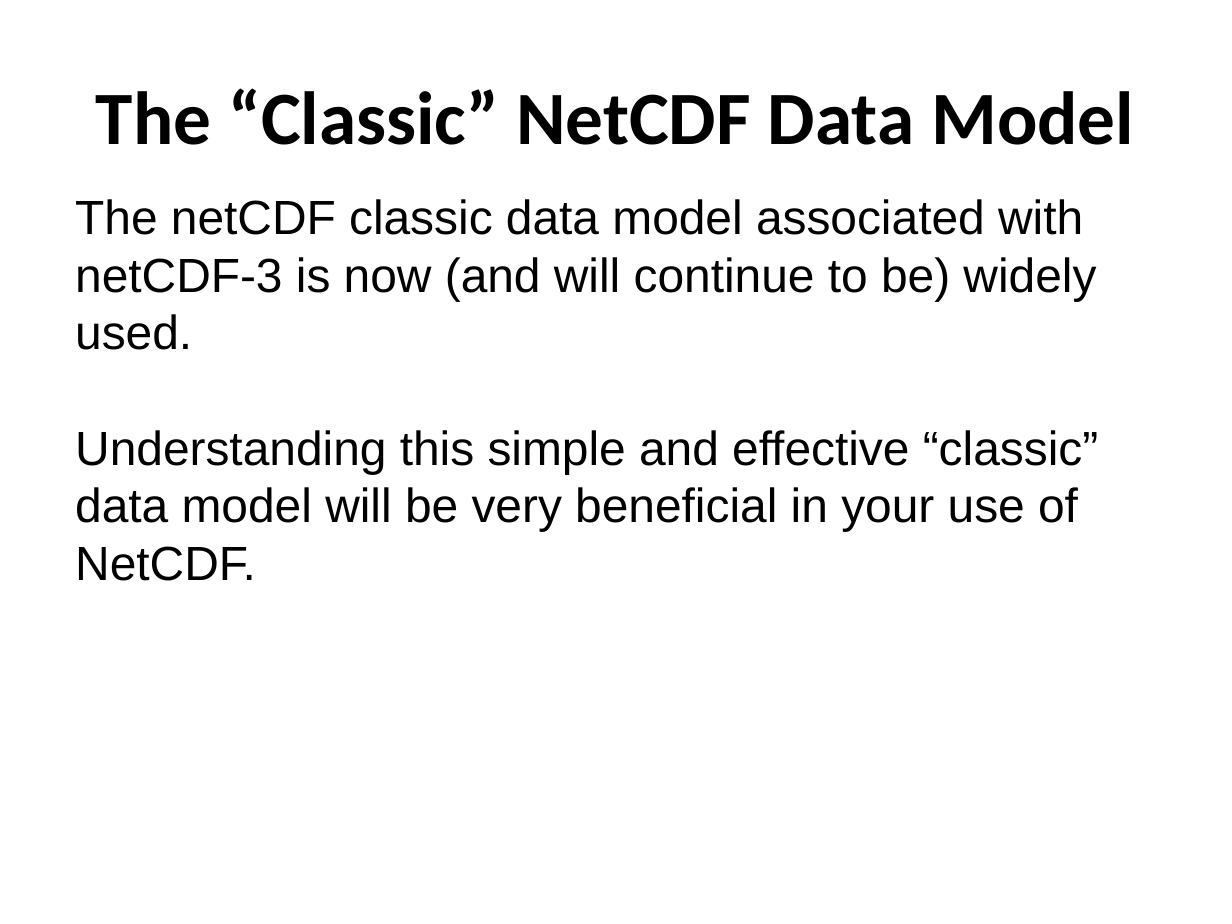
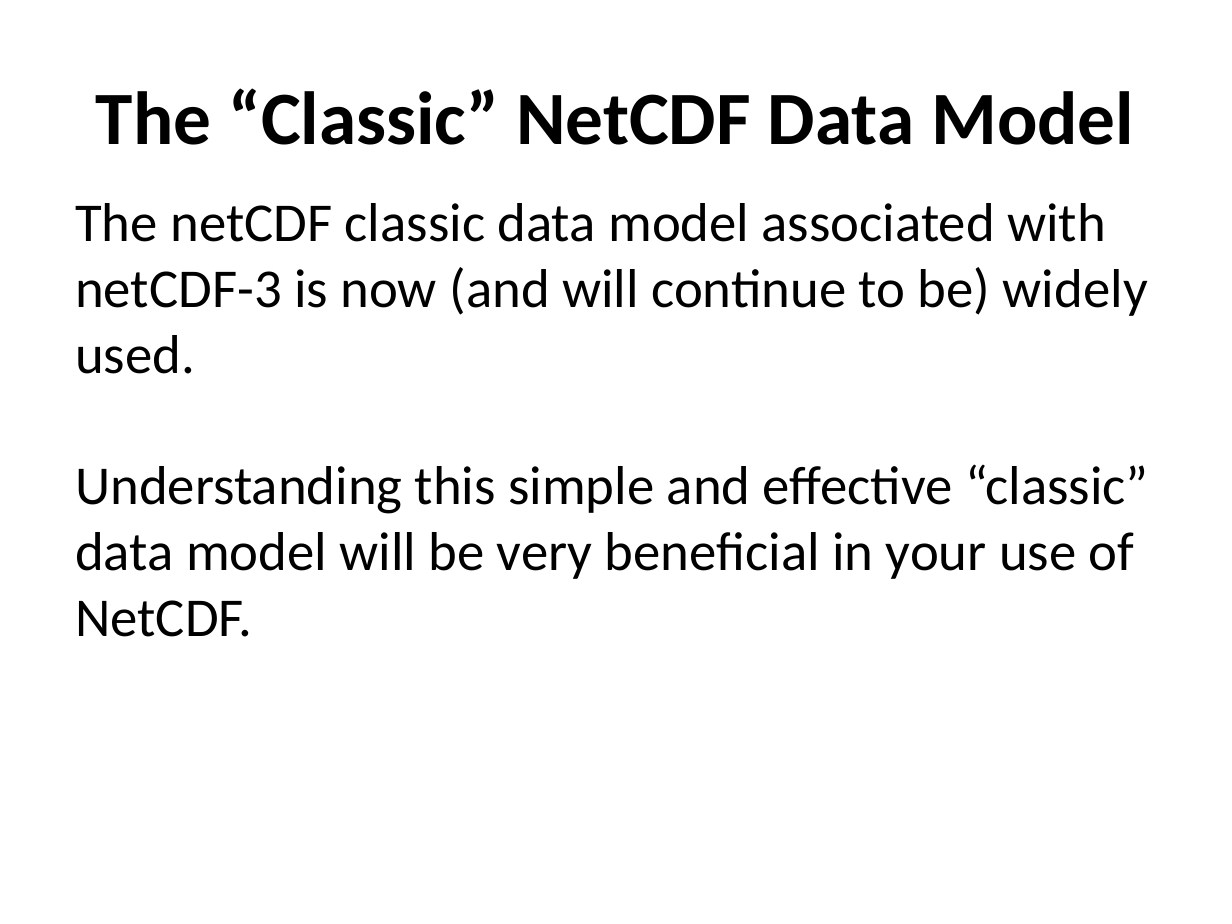
Before and after one commit to ncasuk/ncas-isc, a slide deck: slide 2 of python/presentations/read_write_data/06_netcdf_structure.ppt. Drawn at 1232x924 pixels with LibreOffice and Linux fonts; fonts in the diff are those of the drawing; background and template pictures are left out. Boxes give left, top, right and bottom in pixels: in the first picture for what was removed or moved away, otherwise in the second. Text is boxed around its words. In the diff, an @@ line names an element or a change of style, - is before the commit and + after.

Commit message:
Updated first 4 learning Python and set style for presentations

```diff
--- a/python/presentations/read_write_data/06_netcdf_structure.ppt
+++ b/python/presentations/read_write_data/06_netcdf_structure.ppt
@@ text "The netCDF classic data model ..." at (75,203,1149,637): size 28 to 32 pt, font Arial to Calibri @@
```
Also in this commit, not shown: 10 other slides changed, 8 other files.
